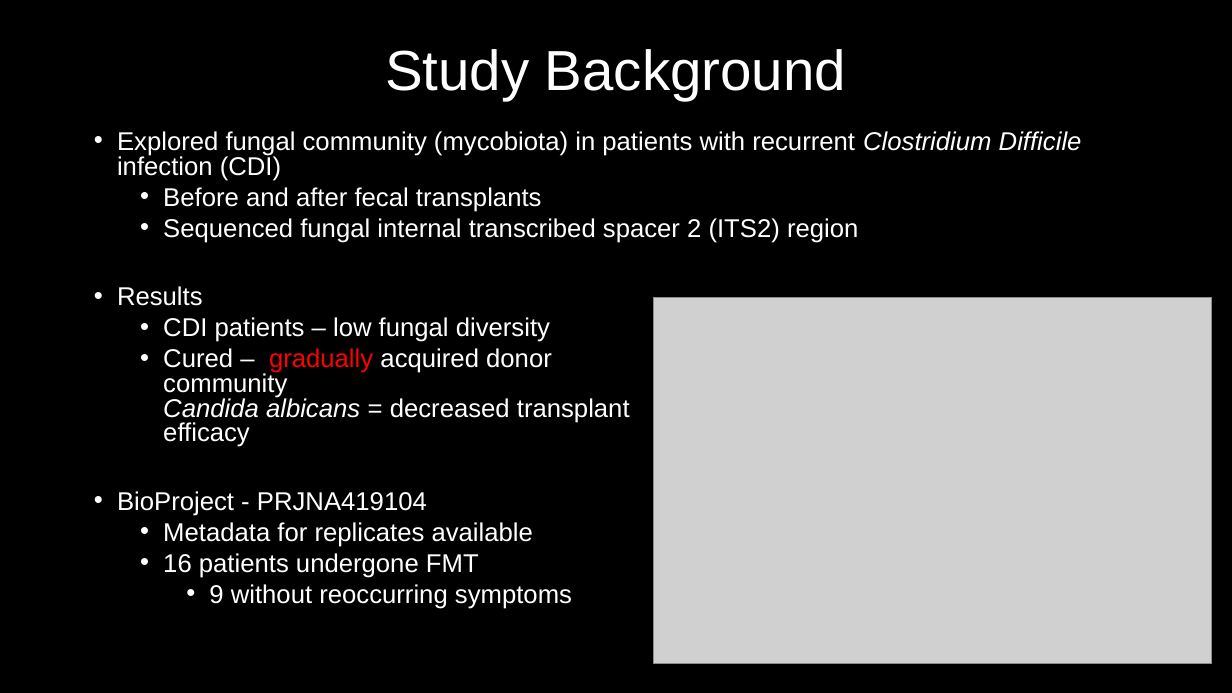
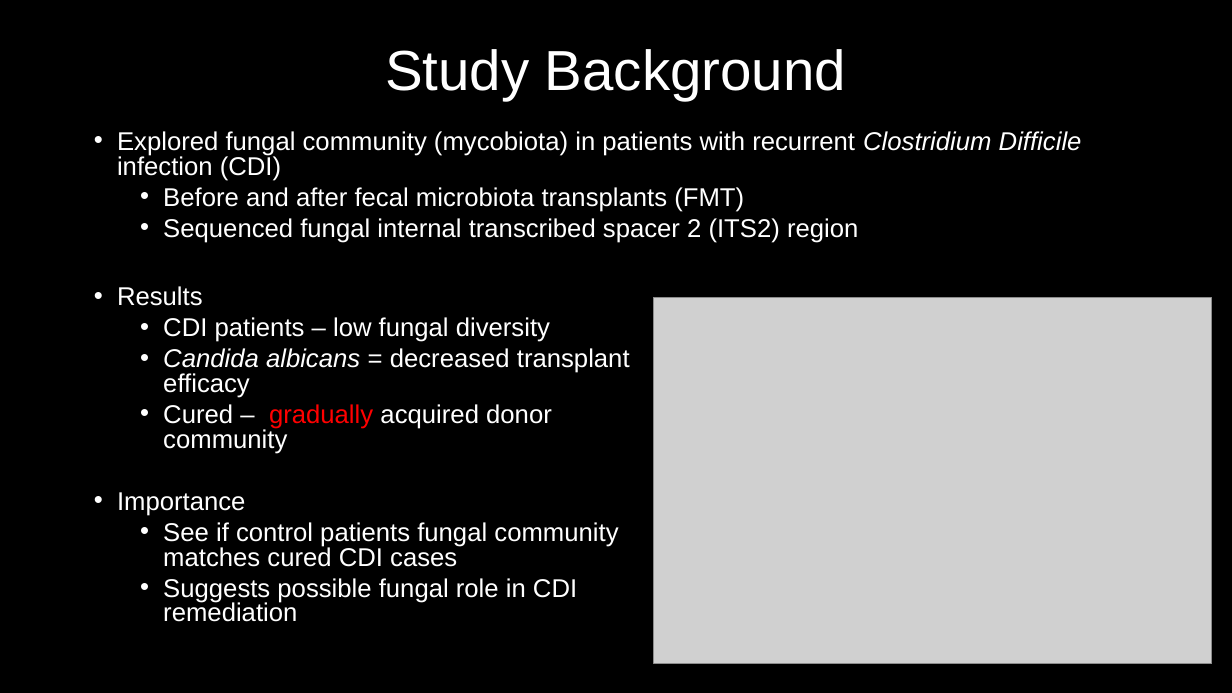
Before and after one commit to MyGitUse/MBIO7160, a slide deck: slide 4 of FinalProject/191128_Presentation_NM.pptx. Drawn at 1232x693 pixels with LibreOffice and Linux fonts; fonts in the diff are those of the drawing; grey boxes stand for pictures. Boxes give left, top, right and bottom in pixels: in the first picture for what was removed or moved away, otherwise in the second. Text is boxed around its words. In the diff, an @@ line names an element or a change of style, - is before the commit and + after.

Commit message:
update

```diff
--- a/FinalProject/191128_Presentation_NM.pptx
+++ b/FinalProject/191128_Presentation_NM.pptx
@@ text at (x1=163, y1=187, x2=744, y2=212): text changed @@
-  • Before and after fecal transplants
+  • Before and after fecal microbiota transplants (FMT)
@@ text at (x1=117, y1=348, x2=630, y2=622): text changed @@
-  • Cured – gradually acquired donor
-    community
-    Candida albicans = decreased transplant
-    efficacy
-• BioProject - PRJNA419104
-  • Metadata for replicates available
-  • 16 patients undergone FMT
-    • 9 without reoccurring symptoms
+  • Candida albicans = decreased transplant
+    efficacy
+  • Cured – gradually acquired donor
+    community
+• Importance
+  • See if control patients fungal community
+    matches cured CDI cases
+  • Suggests possible fungal role in CDI
+    remediation
```
Also in this commit, not shown: 6 other slides changed, 3 slides added, 3 slides removed.
